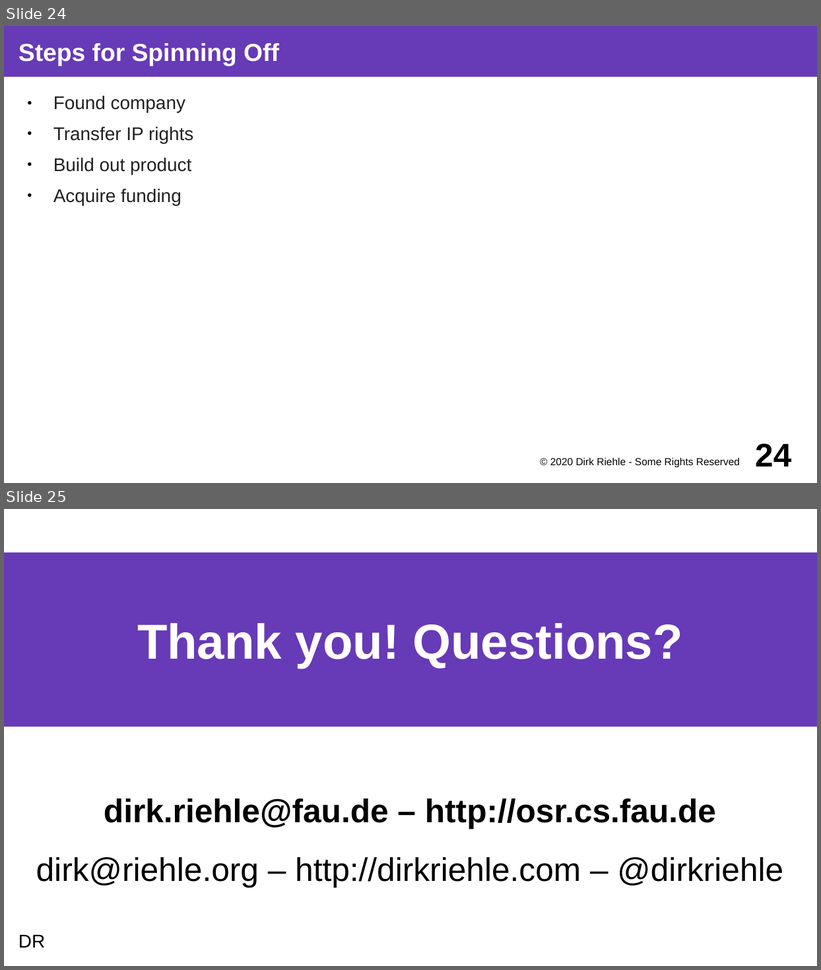
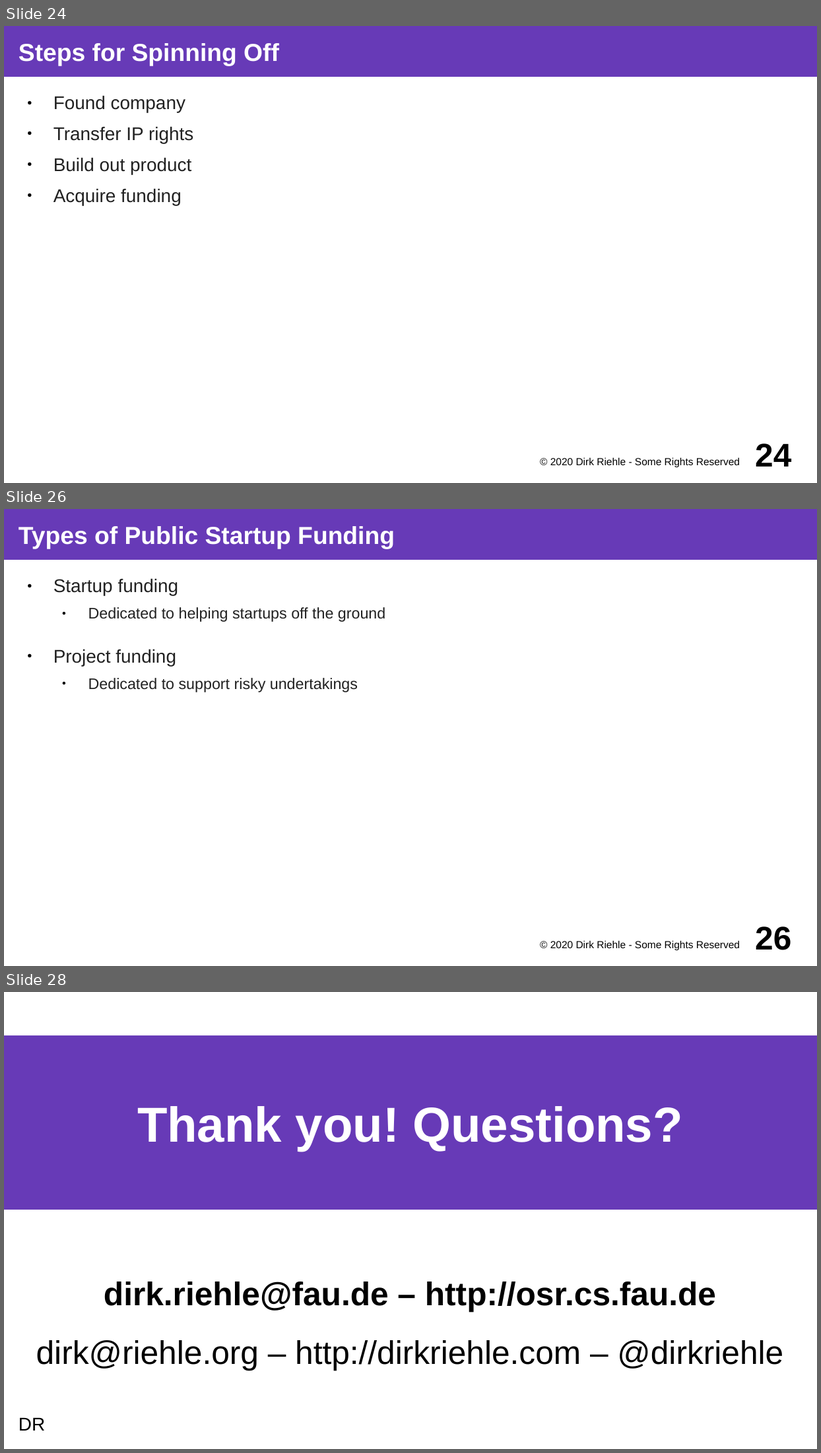
Before and after one commit to dirkriehle/coss-course, a slide deck: Lecture slides/COSS D03 - University Spin-offs.odp. Shown one above the other, each under a label of ours: slides 24 and 25 before the commit, slides 24, 26 and 28 after it; the slides between them are not shown. The pictures are 821x970 and 821x1453 pixels, drawn with LibreOffice and Linux fonts; fonts in the diff are those of the drawing. Boxes give left, top, right and bottom in pixels: in the first picture for what was removed or moved away, otherwise in the second. Text is boxed around its words. In the diff, an @@ line names an element or a change of style, - is before the commit and + after.

```diff
--- a/Lecture slides/COSS D03 - University Spin-offs.odp
+++ b/Lecture slides/COSS D03 - University Spin-offs.odp
@@ slide 26 added at box(4, 509, 817, 966), background #FFFFFF @@
@@ title added at box(4, 509, 817, 560), fill #673AB7, 24 pt, text #FFFFFF, bold @@
+Types of Public Startup Funding
@@ text added at box(54, 578, 385, 692), 15 pt, text #212121 @@
+● Startup funding
+  ● Dedicated to helping startups off the ground
+● Project funding
+  ● Dedicated to support risky undertakings
@@ text added at box(550, 941, 740, 951), 10 pt, text #000000 @@
+© 2020 Dirk Riehle - Some Rights Reserved
@@ page number added at box(755, 927, 791, 951), 32 pt, text #000000, bold @@
+26
@@ what was slide 25 is now slide 28 @@
```
Also in this commit, not shown: 2 slides changed, 2 other slides added, 4 other files.
